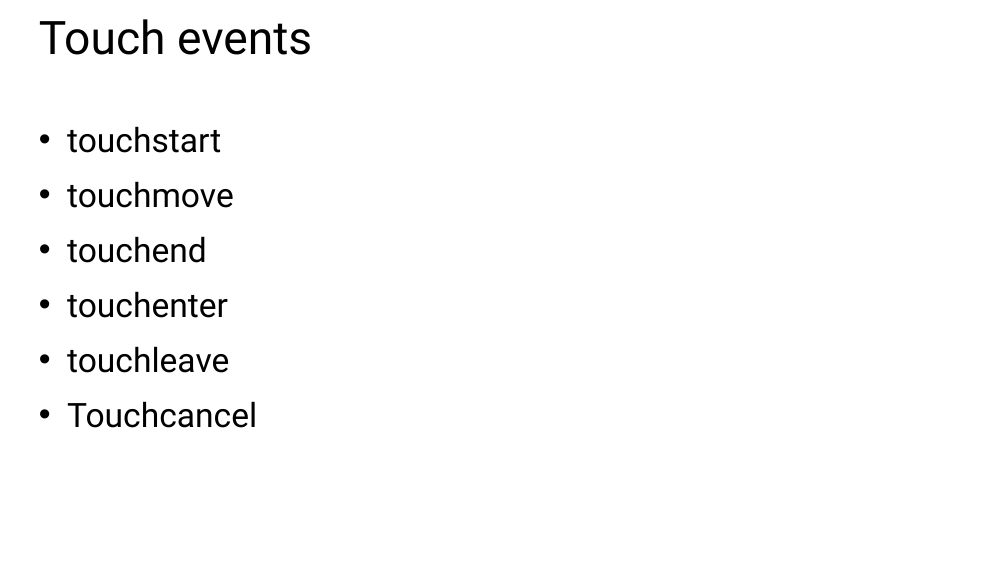
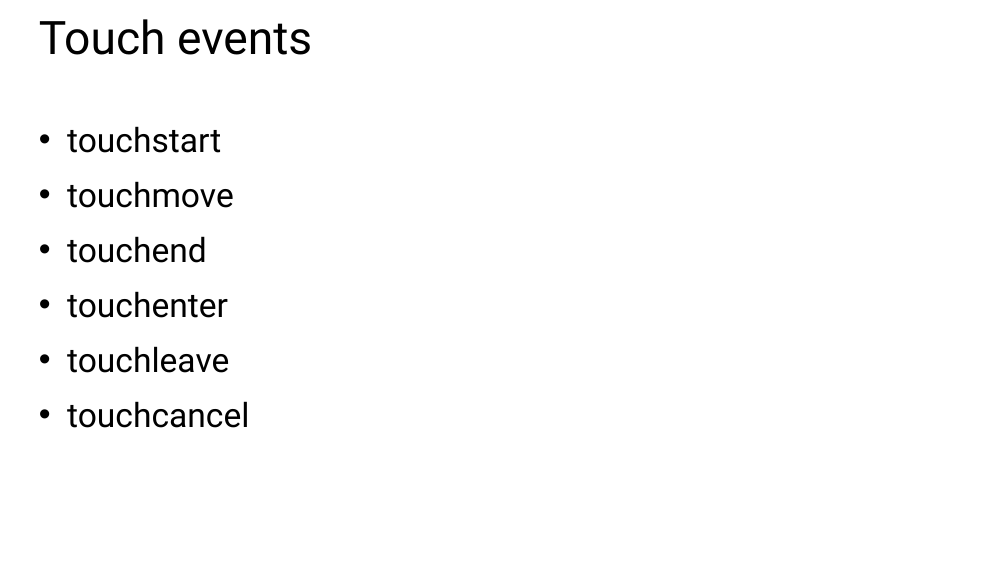
Before and after one commit to CharaD7/FrayedKnot, a slide deck: slide 7 of Slides/M3 Integrating Touch.pptx. Drawn at 1008x567 pixels with LibreOffice and Linux fonts; fonts in the diff are those of the drawing. Boxes give left, top, right and bottom in pixels: in the first picture for what was removed or moved away, otherwise in the second. Text is boxed around its words. In the diff, an @@ line names an element or a change of style, - is before the commit and + after.

```diff
--- a/Slides/M3 Integrating Touch.pptx
+++ b/Slides/M3 Integrating Touch.pptx
@@ text at (67,401,249,428): text changed @@
-• Touchcancel
+• touchcancel
```
Also in this commit, not shown: 1 slide removed, 16 other files.
